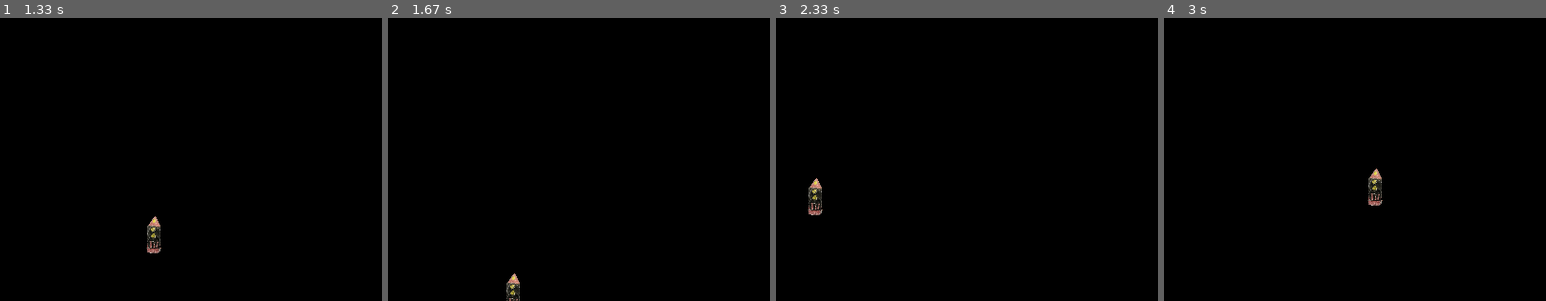
Above: before the commit, frames 1-4 (left to right).
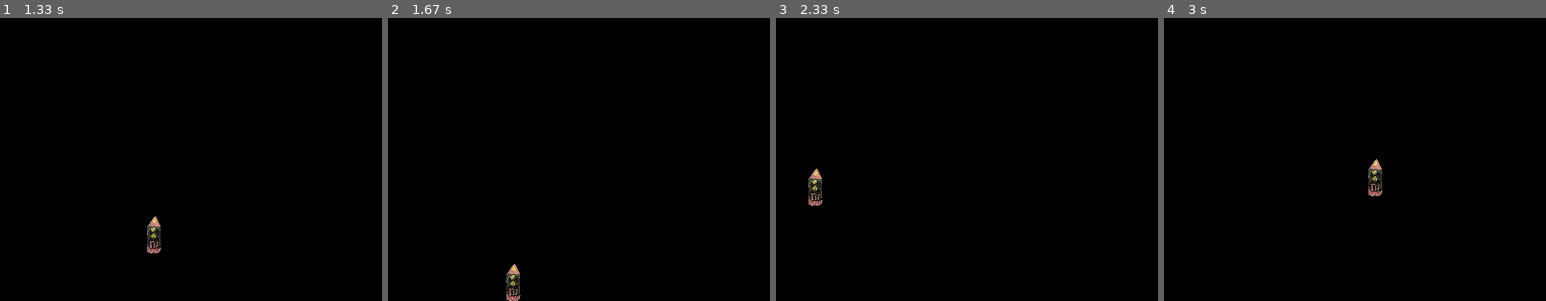
Above: after the commit, the same moments.

Repository: tobiaswittenburg/SpaceInvadersPyGame
Game: pygame game, started from game.py
The game is run twice, just before and just after one commit, with the same random seed, the same clock (stepped at 60 frames per second) and the same inputs.
Inputs:
- Up to frame 1 (1.33 s): tap Space at 0.33 s; hold Left 0.67-1.2 s; hold Down from 1.23 s (still down)
- Up to frame 2 (1.67 s): release Down at 1.53 s; hold Left from 1.57 s (still down)
- Up to frame 3 (2.33 s): release Left at 1.97 s; hold Up from 2 s (still down)
- Up to frame 4 (3 s): release Up at 2.37 s; hold Right from 2.4 s (still down)
The pictures show only the part of the screen within x 8-58%, y 50-100%; the shares and areas given below are measured in that part.

Frame 1 is identical in both runs. In frame 2, 0.4% of the frame differs, in the area x 30-35%, y 86-100%; in frame 3, 0.5%, in the area x 8-13%, y 53-70%; in frame 4, 0.5%.

Commit message:
Refactor game.py to use Player class for managing the player character

Diff:
--- /dev/null
+++ b/Player.py
@@ -0,0 +1,31 @@
+import pygame
+
+class Player:
+    def __init__(self, image_path, start_x, start_y, size, screen_width, screen_height):
+        self.image = pygame.image.load(image_path)
+        self.image = pygame.transform.scale(self.image, size)
+        self.x = start_x
+        self.y = start_y
+        self.x_change = 0
+        self.y_change = 0
+        self.screen_width = screen_width
+        self.screen_height = screen_height
+
+    def move(self, changeX, changeY):
+        self.x += changeX
+        self.y += changeY
+
+
+        # Begrenze die Spielerposition auf dem Bildschirm
+        if self.x <= 0:
+            self.x = 0
+        elif self.x >= self.screen_width - self.image.get_width():
+            self.x = self.screen_width - self.image.get_width()
+
+        if self.y <= 0:
+            self.y = 0
+        elif self.y >= self.screen_height - self.image.get_height():
+            self.y = self.screen_height - self.image.get_height()
+
+    def draw(self, screen):
+        screen.blit(self.image, (self.x, self.y))
--- a/SpaceInvaders.py
+++ b/SpaceInvaders.py
@@ -2,6 +2,7 @@
 import random  # Importiere das Random-Modul für zufällige Positionen
 from SplashScreen import SplashScreen  # Importiere die SplashScreen-Klasse
 from Enemy import Enemy  # Importiere die Enemy-Klasse
+from Player import Player  # Importiere die Player-Klasse
 
 class SpaceInvaders:
 
@@ -11,6 +12,7 @@
     BULLET_SIZE = (20,20)
     SCREEN_WIDTH = 800
     SCREEN_HEIGHT = 600
+    NUMBER_OF_ENEMIES = 6
 
     def __init__(self):
         self.initPyGame()
@@ -31,23 +33,12 @@
         pygame.display.set_icon(self.icon)
 
     def initGame(self):
-        # Spieler
-        self.playerImg = pygame.image.load('img/player.png')  # Lade das Spieler-Bild
-        self.playerImg = pygame.transform.scale(self.playerImg, self.PLAYER_SIZE)
-        self.playerX = 370  # Anfangsposition des Spielers auf der X-Achse
-        self.playerY = 480  # Anfangsposition des Spielers auf der Y-Achse
+        self.player = Player('img/player.png', 370, 480, self.PLAYER_SIZE, self.SCREEN_WIDTH, self.SCREEN_HEIGHT)
+
         self.playerX_change = 0  # Bewegung des Spielers auf der X-Achse
         self.playerY_change = 0
 
-        # Gegner
-        self.enemyImg = []
-        self.enemyX = []
-        self.enemyY = []
-        self.enemyX_change = []
-        self.enemyY_change = []
-        self.num_of_enemies = 6  # Anzahl der Gegner
-
-        self.enemies = [Enemy('img/enemy.png', self.SCREEN_WIDTH, self.SCREEN_HEIGHT) for _ in range(6)]
+        self.enemies = [Enemy('img/enemy.png', self.SCREEN_WIDTH, self.SCREEN_HEIGHT) for _ in range(self.NUMBER_OF_ENEMIES)]
 
         # Kugel
         self.bulletImg = pygame.image.load('img/bullet.png')  # Lade das Kugel-Bild
@@ -75,34 +66,15 @@
         self.over_text = self.over_font.render("GAME OVER", True, (255, 255, 255))  # Rendern des Spielende-Textes
         self.screen.blit(self.over_text, (200, 250))  # Zeichnen des Spielende-Textes auf dem Bildschirm
 
-
-    def drawPlayer(self, x, y):
-        self.screen.blit(self.playerImg, (x, y))  # Zeichnen des Spielers auf dem Bildschirm
-
     def fire_bullet(self):
-        self.bulletX = self.playerX  # Setze die Kugelposition auf die Spielerposition
-        self.bulletY = self.playerY
+        self.bulletX = self.player.x  # Setze die Kugelposition auf die Spielerposition
+        self.bulletY = self.player.y
         global bullet_state
         bullet_state = "fire"  # Ändere den Zustand der Kugel zu "fire"
         self.screen.blit(self.bulletImg, (self.bulletX + 16, self.bulletY + 10))  # Zeichnen der Kugel auf dem Bildschirm
 
     def moveBullet(self):
         self.bulletY -= self.bulletY_change  # Bewege die Kugel nach oben
-
-    def movePlayer(self):
-        # Aktualisiere die Spielerposition
-        self.playerX += self.playerX_change
-        self.playerY += self.playerY_change
-
-        if self.playerX <= 0:
-            self.playerX = 0  # Begrenze die Spielerposition auf der linken Seite
-        elif self.playerX >= self.SCREEN_WIDTH:
-            self.playerX = self.SCREEN_WIDTH-20  # Begrenze die Spielerposition auf der rechten Seite
-
-        if self.playerY <= 0:
-            self.playerY = 0
-        elif self.playerY >= self.SCREEN_HEIGHT - 20:
-            self.playerY = self.SCREEN_HEIGHT - 20
 
     def isCollision(self, enemyX, enemyY, bulletX, bulletY):
         distance = ((enemyX - bulletX)**2 + (enemyY - bulletY)**2)**0.5  # Berechnung der Entfernung zwischen Kugel und Gegner
@@ -154,7 +126,9 @@
                             self.fire_bullet()  # Feuere die Kugel ab
 
             if not pause:
-                self.movePlayer()
+                self.player.move(self.playerX_change, self.playerY_change)
+
+                ##self.movePlayer()
                 self.moveBullet()
                 # self.moveEnemies()
 
@@ -185,7 +159,7 @@
                     self.fire_bullet(self.bulletX, self.bulletY)  # Feuere die Kugel ab
                     self.moveBullet()
 
-                self.drawPlayer(self.playerX, self.playerY)  # Zeichne den Spieler
+                self.player.draw(self.screen)  # Zeichne den Spieler
                 self.showScore(self.textX, self.textY)  # Zeige den Punktestand
             else:
                 self.splashScreen.draw()
